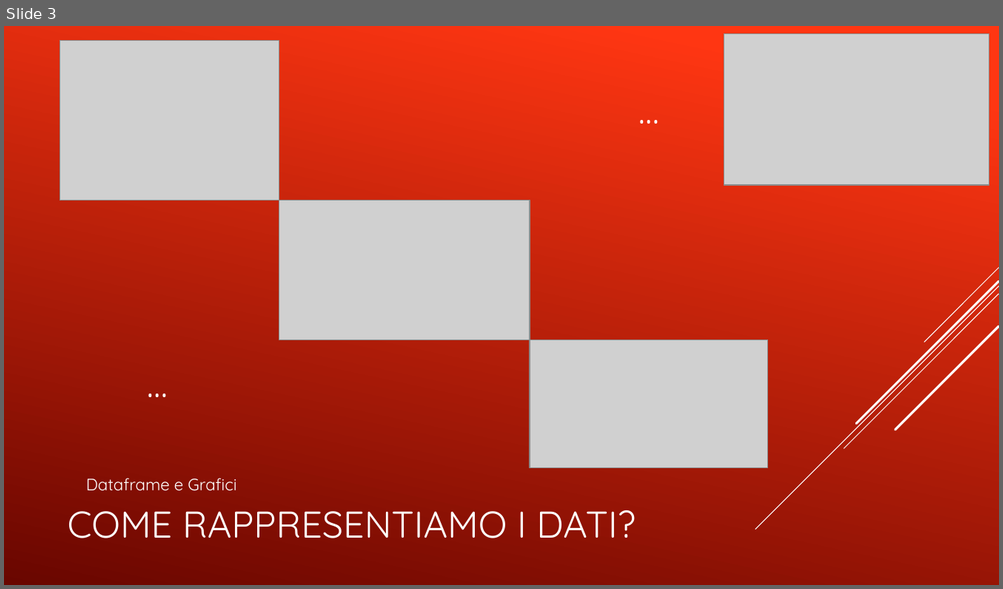
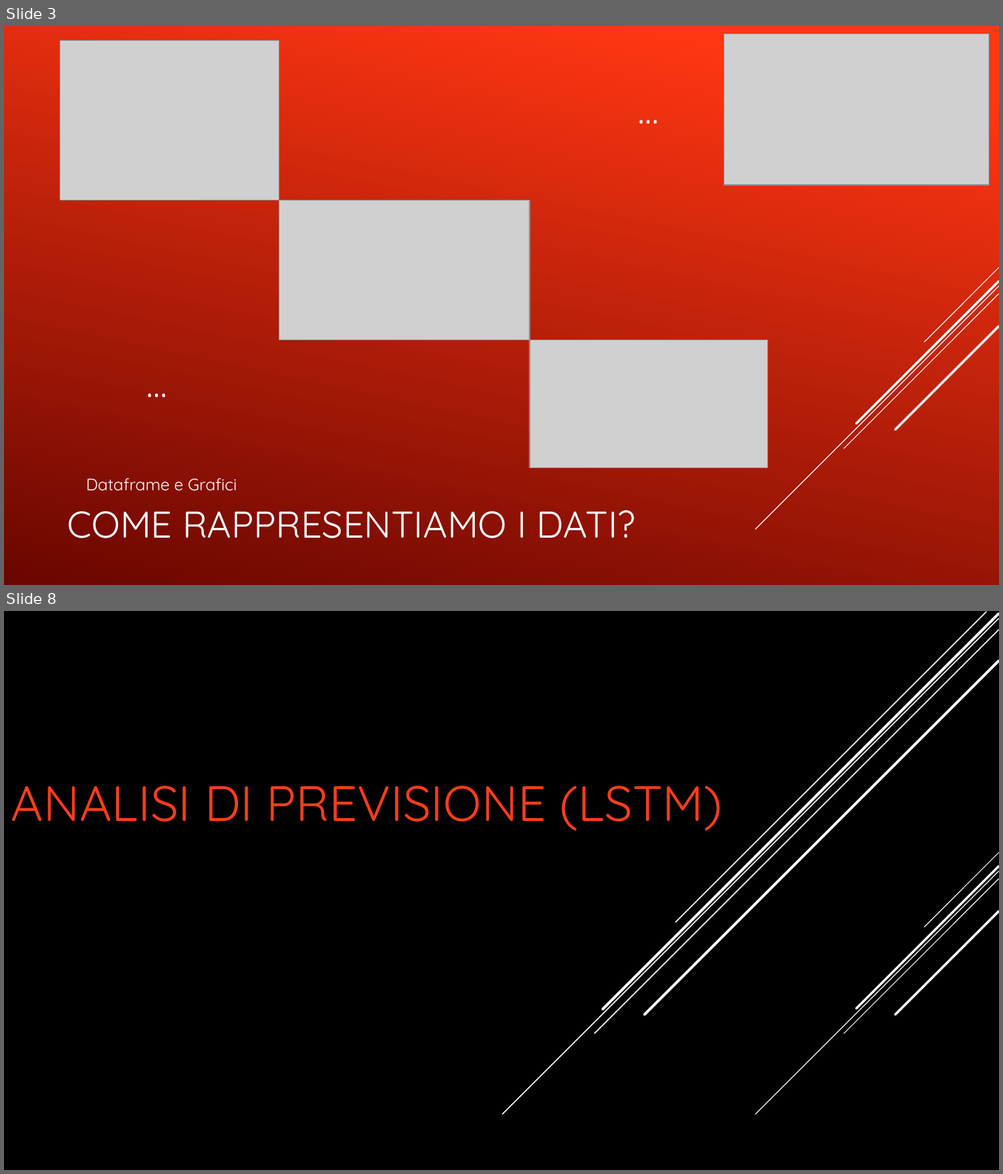
Before and after one commit to Simonotos/BusinessProject, a slide deck: PresentazioneProgettoBFS.pptx. Shown one above the other, each under a label of ours: slide 3 before the commit, slides 3 and 8 after it; the slides between them are not shown. The pictures are 1003x589 and 1003x1174 pixels, drawn with LibreOffice and Linux fonts; fonts in the diff are those of the drawing; grey boxes stand for pictures; background and template pictures are left out. Boxes give left, top, right and bottom in pixels: in the first picture for what was removed or moved away, otherwise in the second. Text is boxed around its words. In the diff, an @@ line names an element or a change of style, - is before the commit and + after.

```diff
--- a/PresentazioneProgettoBFS.pptx
+++ b/PresentazioneProgettoBFS.pptx
@@ slide 8 added at (x1=4, y1=611, x2=999, y2=1170), background picture (left out); not listed: 5 template elements that a slide beside it also shows @@
@@ line added from (999, 618) to (503, 1115), #FFFFFF 1 pt @@
@@ line added from (999, 629) to (595, 1034), #FFFFFF 1 pt @@
@@ line added from (999, 614) to (603, 1009), #FFFFFF 2.5 pt @@
@@ line added from (986, 612) to (675, 923), #FFFFFF 1 pt @@
@@ line added from (999, 661) to (644, 1015), #FFFFFF 2.5 pt @@
@@ title added at (x1=11, y1=786, x2=723, y2=831), 48 pt, text #FB3D1B @@
+ANALISI DI PREVISIONE (LSTM)
```
Also in this commit, not shown: 3 slides changed, 6 other slides added, 3 slides removed.
